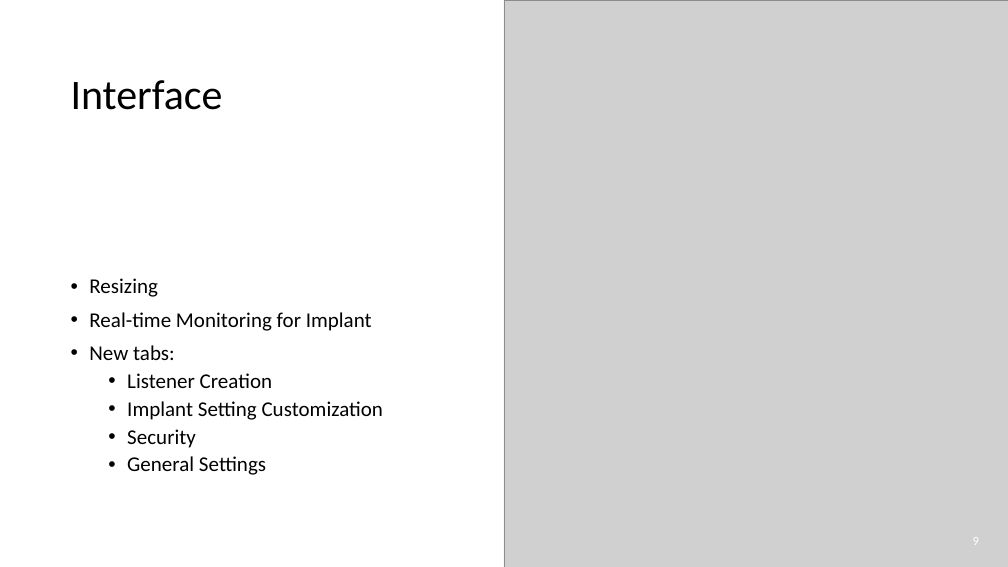
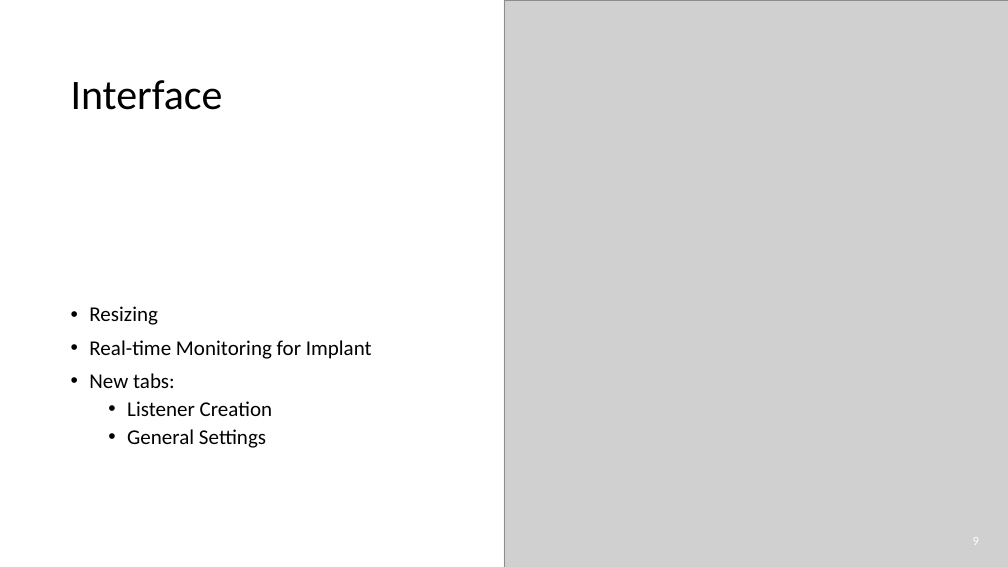
Before and after one commit to racoten/Capstone, a slide deck: slide 9 of Design/Capstone 2 Presentation.pptx. Drawn at 1008x567 pixels with LibreOffice and Linux fonts; fonts in the diff are those of the drawing; grey boxes stand for pictures. Boxes give left, top, right and bottom in pixels: in the first picture for what was removed or moved away, otherwise in the second. Text is boxed around its words. In the diff, an @@ line names an element or a change of style, - is before the commit and + after.

```diff
--- a/Design/Capstone 2 Presentation.pptx
+++ b/Design/Capstone 2 Presentation.pptx
@@ text at (127,401,383,448): paragraphs removed @@
-  • Implant Setting Customization
-  • Security
```
Also in this commit, not shown: 17 other files.
